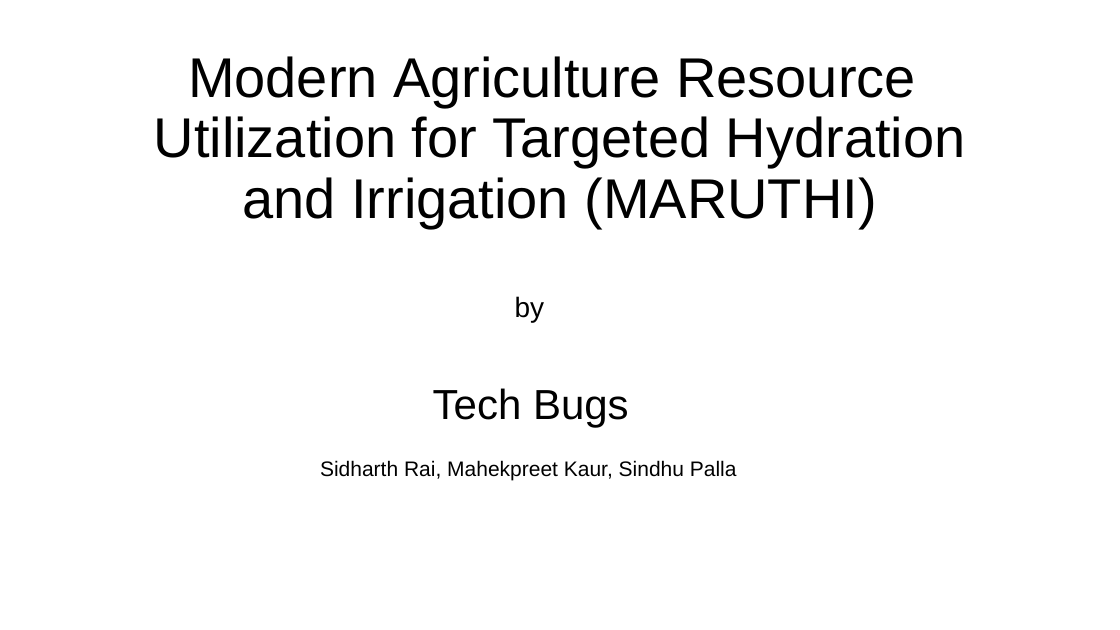
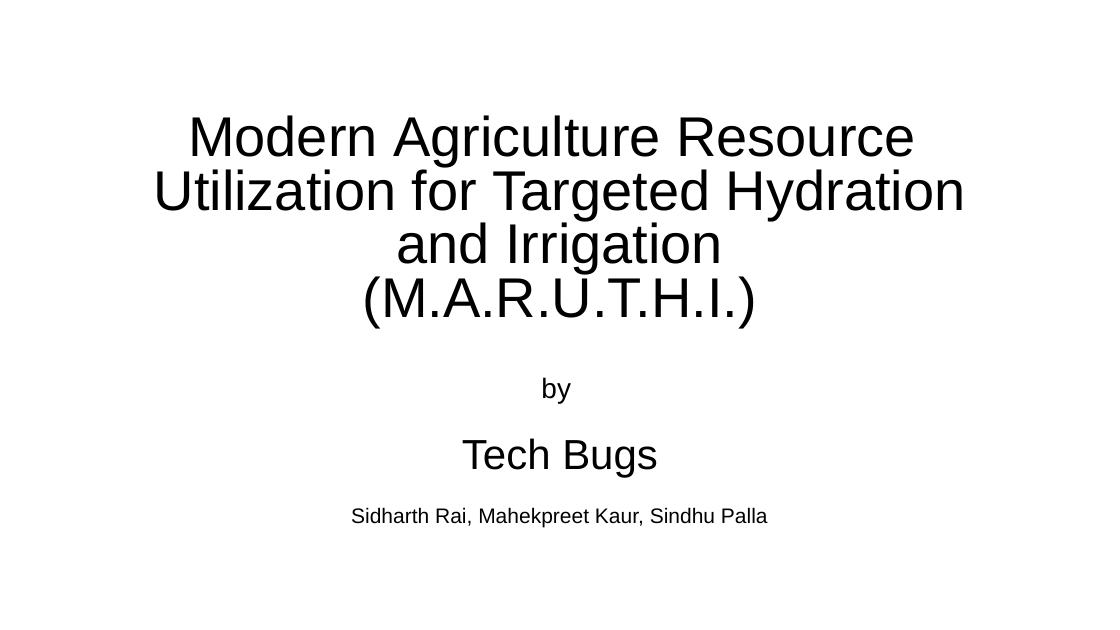
Before and after one commit to sidharthrai/TAPS-2024-Hackathon, a slide deck: slide 1 of app/Taps_TechBugs.pptx. Drawn at 1120x630 pixels with LibreOffice and Linux fonts; fonts in the diff are those of the drawing. Boxes give left, top, right and bottom in pixels: in the first picture for what was removed or moved away, otherwise in the second. Text is boxed around its words. In the diff, an @@ line names an element or a change of style, - is before the commit and + after.

```diff
--- a/app/Taps_TechBugs.pptx
+++ b/app/Taps_TechBugs.pptx
@@ text "Modern Agriculture Resource": place and size @@
-text "Modern Agriculture Resource" at (154,56,965,228)
+text "Modern Agriculture Resource" at (154,115,965,327)
@@ text at (188,115,916,166): line spacing 0.9 to 0.8 @@
@@ text at (154,165,965,327): text changed @@
-Utilization for Targeted Hydration and Irrigation (MARUTHI)
+Utilization for Targeted Hydration and Irrigation
+(M.A.R.U.T.H.I.)
@@ text "by": place and size @@
-text "by" at (515,296,545,322)
+text "by" at (541,377,571,403)
@@ title "Tech Bugs": place and size @@
-title "Tech Bugs" at (433,388,629,428)
+title "Tech Bugs" at (462,438,658,477)
@@ subtitle "Sidharth Rai, Mahekpreet Kaur, Sindhu ...": place and size @@
-subtitle "Sidharth Rai, Mahekpreet Kaur, Sindhu ..." at (320,460,737,480)
+subtitle "Sidharth Rai, Mahekpreet Kaur, Sindhu ..." at (351,507,768,528)
```
Also in this commit, not shown: 1 slide added, 1 slide removed, 8 other files.
